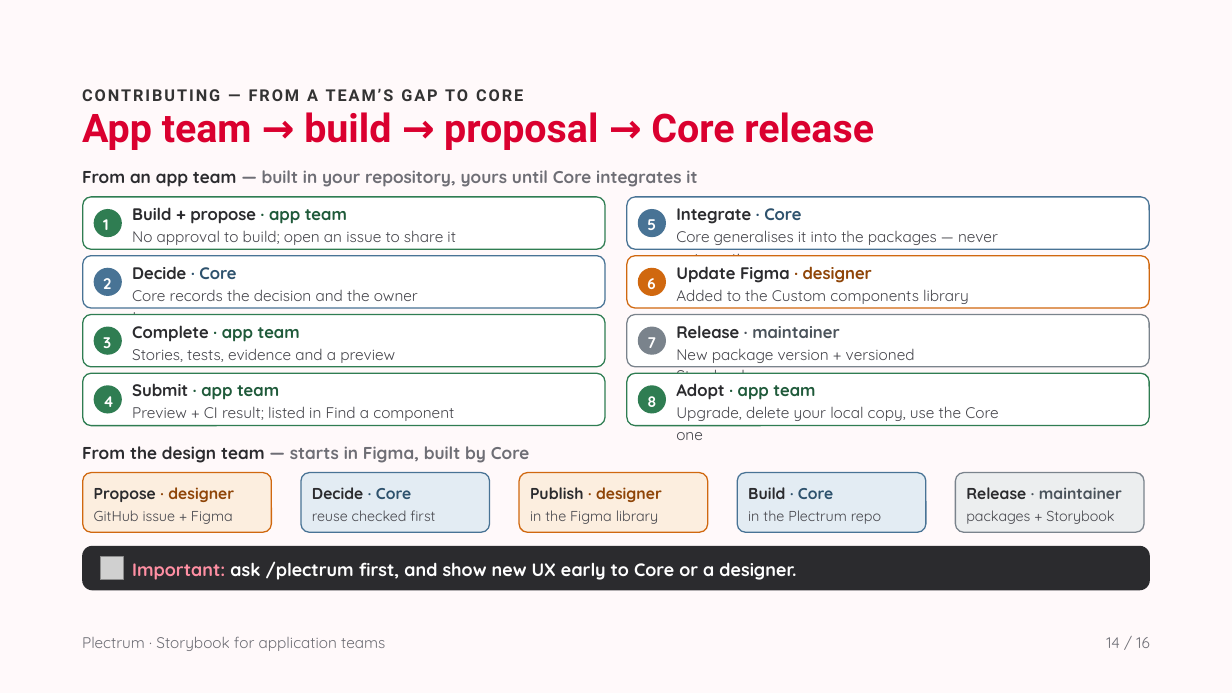
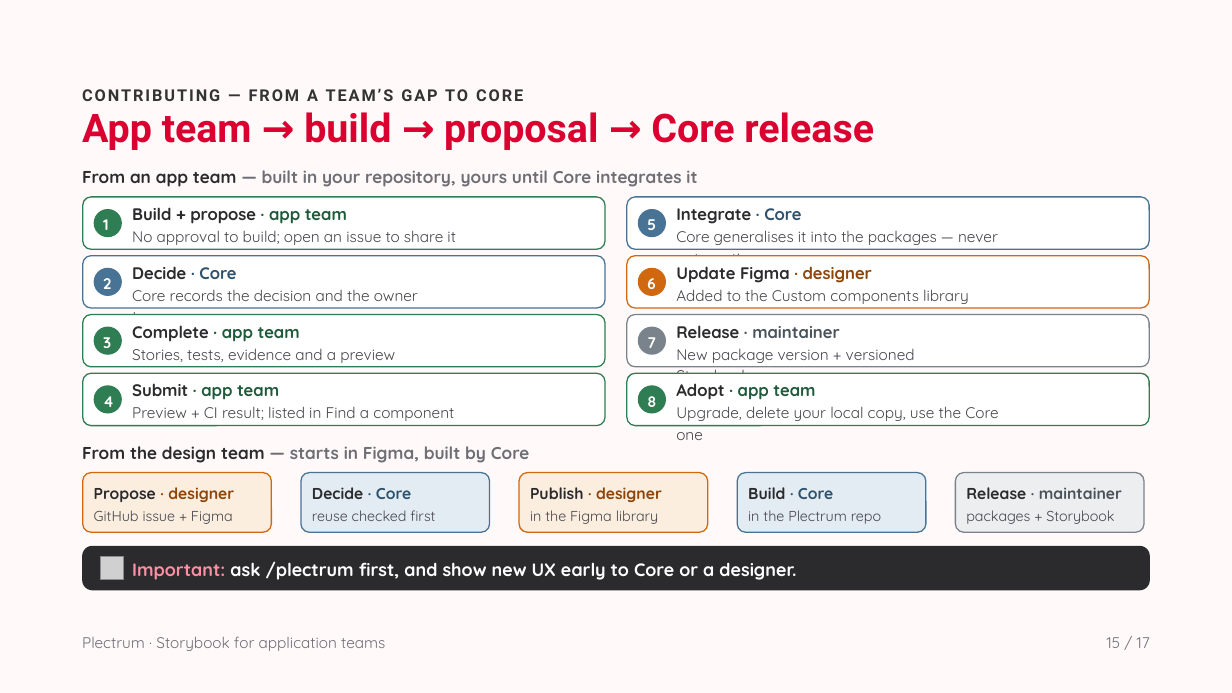
Before and after one commit to solidaris-danielbodigil/solidaris-plectrum, a slide deck: slide 15 of docs/Storybook for application teams.pptx (slide 14 before the commit). Drawn at 1232x693 pixels with LibreOffice and Linux fonts; fonts in the diff are those of the drawing; grey boxes stand for pictures; background and template pictures are left out. Boxes give left, top, right and bottom in pixels: in the first picture for what was removed or moved away, otherwise in the second. Text is boxed around its words. In the diff, an @@ line names an element or a change of style, - is before the commit and + after.

```diff
--- a/docs/Storybook for application teams.pptx
+++ b/docs/Storybook for application teams.pptx
@@ text at [1107,637,1150,648]: text changed @@
-14 / 16
+15 / 17
```
Also in this commit, not shown: 13 other slides changed, 1 slide added, 1 other file.
